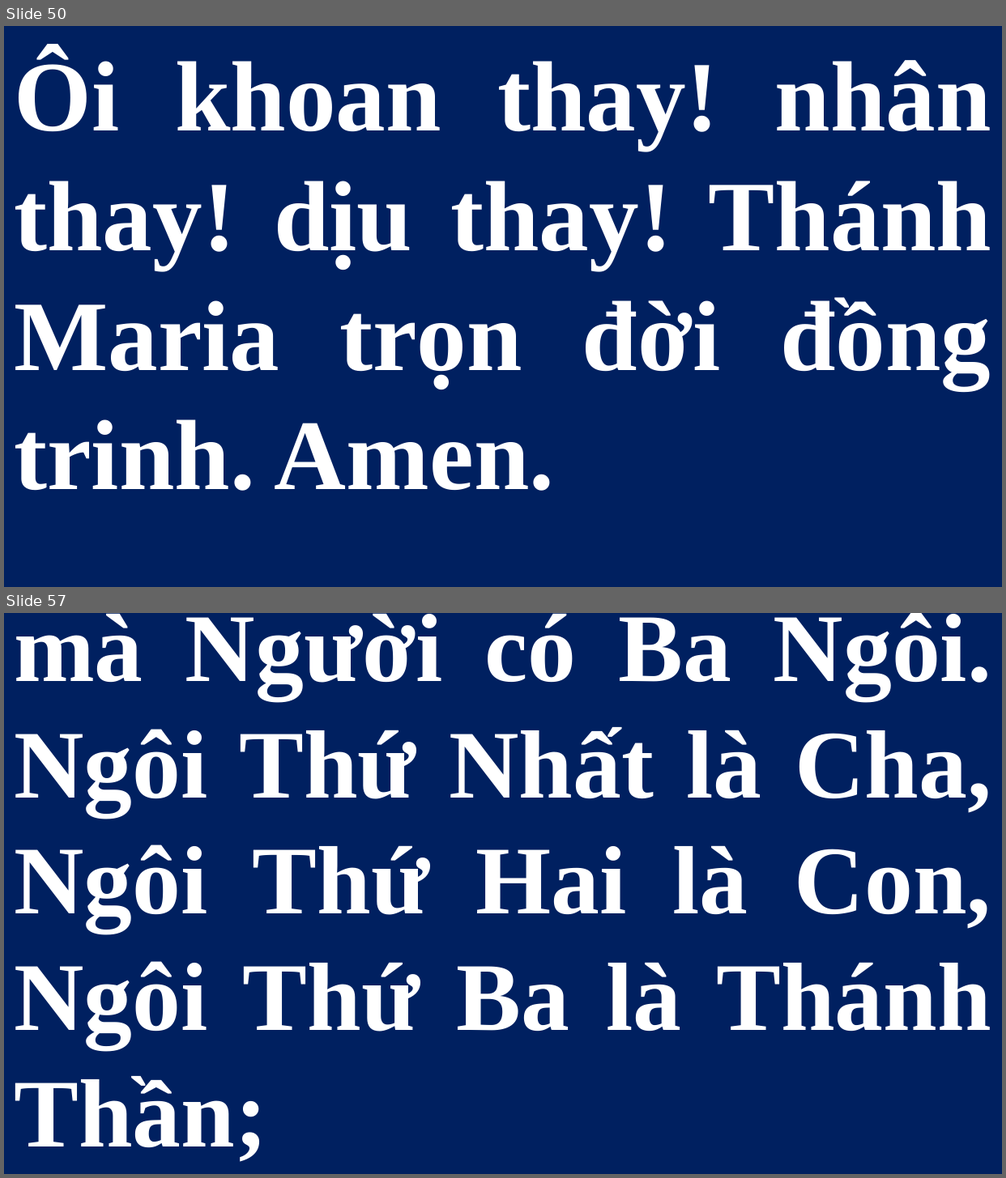
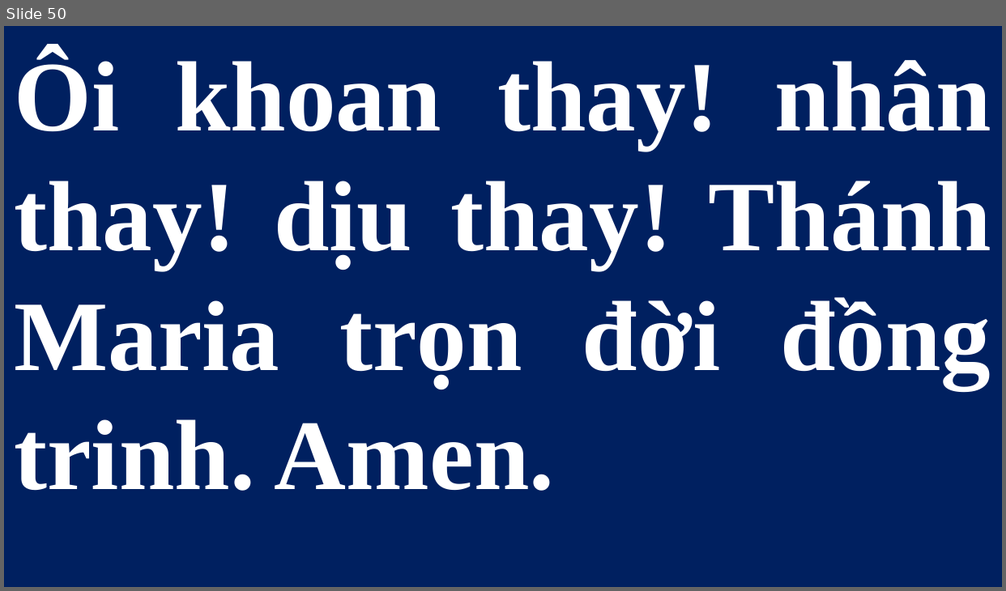
Before and after one commit to lythanhngodev64/SlideLe, a slide deck: Slide/Thứ Bảy - CN-23-TN 2026.pptx. Shown one above the other, each under a label of ours: slides 50 and 57 before the commit, slide 50 after it; the slides between them are not shown. The pictures are 1006x1178 and 1006x591 pixels, drawn with LibreOffice and Linux fonts; fonts in the diff are those of the drawing. Boxes give left, top, right and bottom in pixels: in the first picture for what was removed or moved away, otherwise in the second. Text is boxed around its words. In the diff, an @@ line names an element or a change of style, - is before the commit and + after.

```diff
--- a/Slide/Thứ Bảy - CN-23-TN 2026.pptx
+++ b/Slide/Thứ Bảy - CN-23-TN 2026.pptx
@@ slide 57 removed at (4,613,1002,1174), background #FFFFFF @@
@@ subtitle removed at (4,613,1002,1174) @@
-mà Người có Ba Ngôi. Ngôi Thứ Nhất là Cha, Ngôi Thứ Hai là Con, Ngôi Thứ Ba là Thánh Thần;
```
Also in this commit, not shown: 27 other slides removed.
